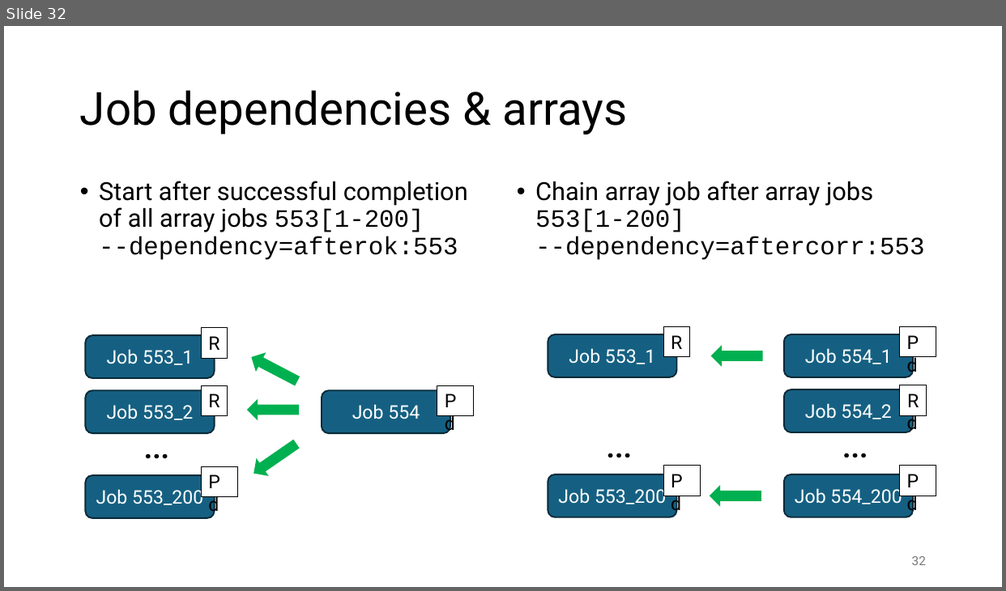
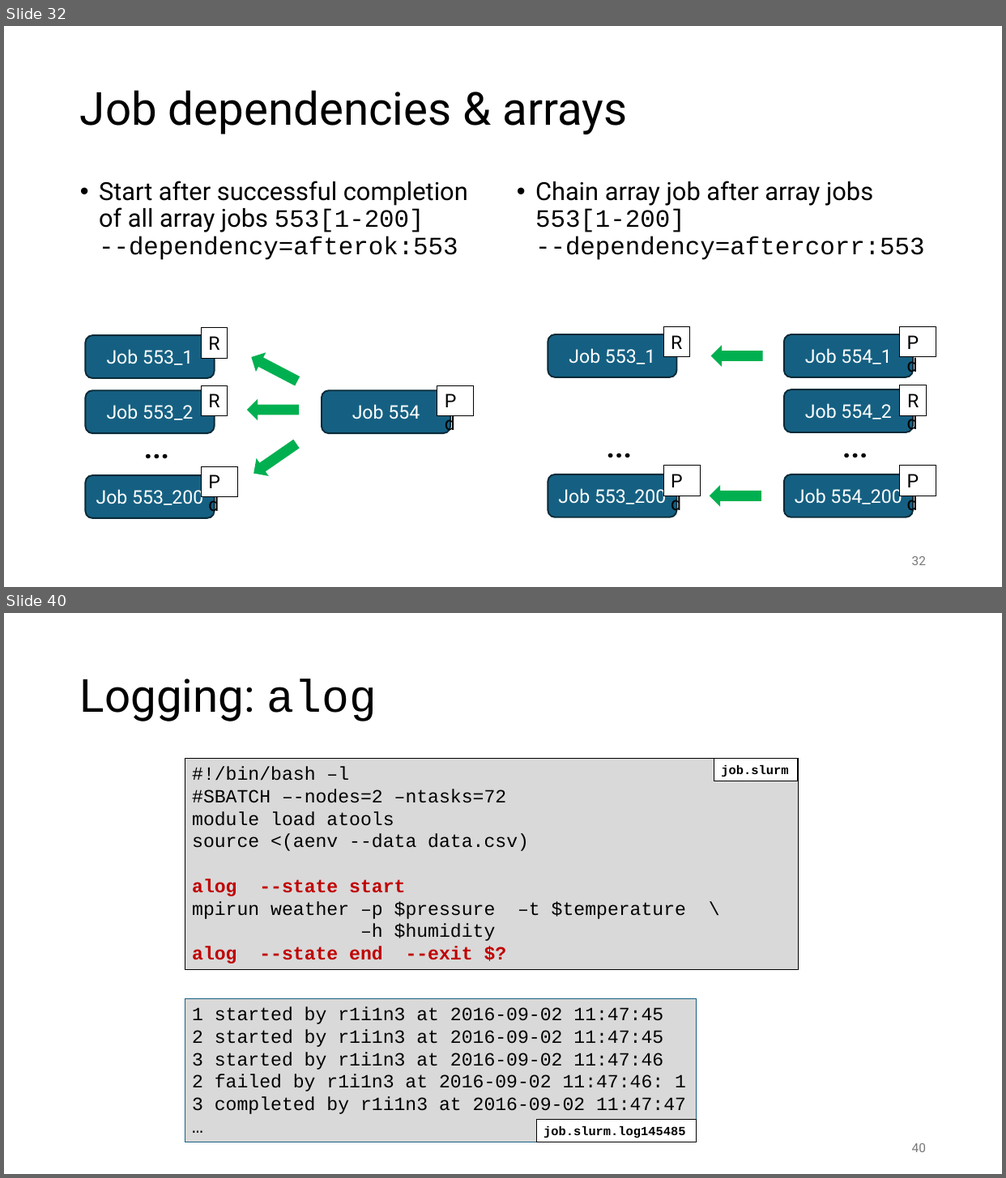
Before and after one commit to gjbex/Workflows-for-HPC, a slide deck: workflow_for_HPC.pptx. Shown one above the other, each under a label of ours: slide 32 before the commit, slides 32 and 40 after it; the slides between them are not shown. The pictures are 1006x591 and 1006x1178 pixels, drawn with LibreOffice and Linux fonts; fonts in the diff are those of the drawing. Boxes give left, top, right and bottom in pixels: in the first picture for what was removed or moved away, otherwise in the second. Text is boxed around its words. In the diff, an @@ line names an element or a change of style, - is before the commit and + after.

Commit message:
Added atools slides

```diff
--- a/workflow_for_HPC.pptx
+++ b/workflow_for_HPC.pptx
@@ slide 40 added at box(4, 613, 1002, 1174), background #FFFFFF @@
@@ title added at box(80, 679, 377, 722), 44 pt, text #000000 @@
+Logging: alog
@@ rectangle added at box(185, 758, 798, 970), fill #D9D9D9, outline #000000 0.75 pt, 18 pt, text #000000 @@
+#!/bin/bash –l
+#SBATCH –-nodes=2 –ntasks=72
+module load atools
+source <(aenv --data data.csv)
+alog --state start
+mpirun weather –p $pressure –t $temperature \
+–h $humidity
+alog --state end --exit $?
@@ rectangle added at box(714, 758, 798, 781), fill #FFFFFF, outline #000000 0.75 pt, 12 pt, text #000000, bold @@
+job.slurm
@@ rectangle added at box(185, 999, 697, 1142), fill #D9D9D9, outline #156082 0.75 pt, 18 pt, text #000000 @@
+1 started by r1i1n3 at 2016-09-02 11:47:45
+2 started by r1i1n3 at 2016-09-02 11:47:45
+3 started by r1i1n3 at 2016-09-02 11:47:46
+2 failed by r1i1n3 at 2016-09-02 11:47:46: 1
+3 completed by r1i1n3 at 2016-09-02 11:47:47
+…
@@ rectangle added at box(536, 1120, 696, 1142), fill #FFFFFF, outline #000000 0.75 pt, 12 pt, text #000000, bold @@
+job.slurm.log145485
@@ page number added at box(912, 1144, 926, 1152), 12 pt, text #797979 @@
+40
```
Also in this commit, not shown: 15 other slides added.
